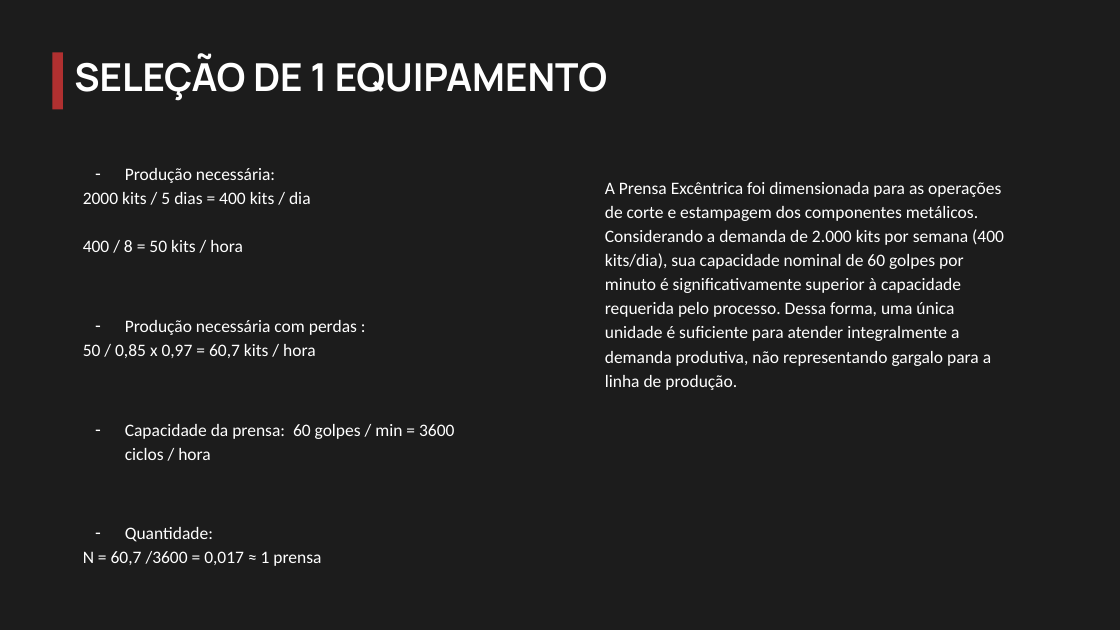
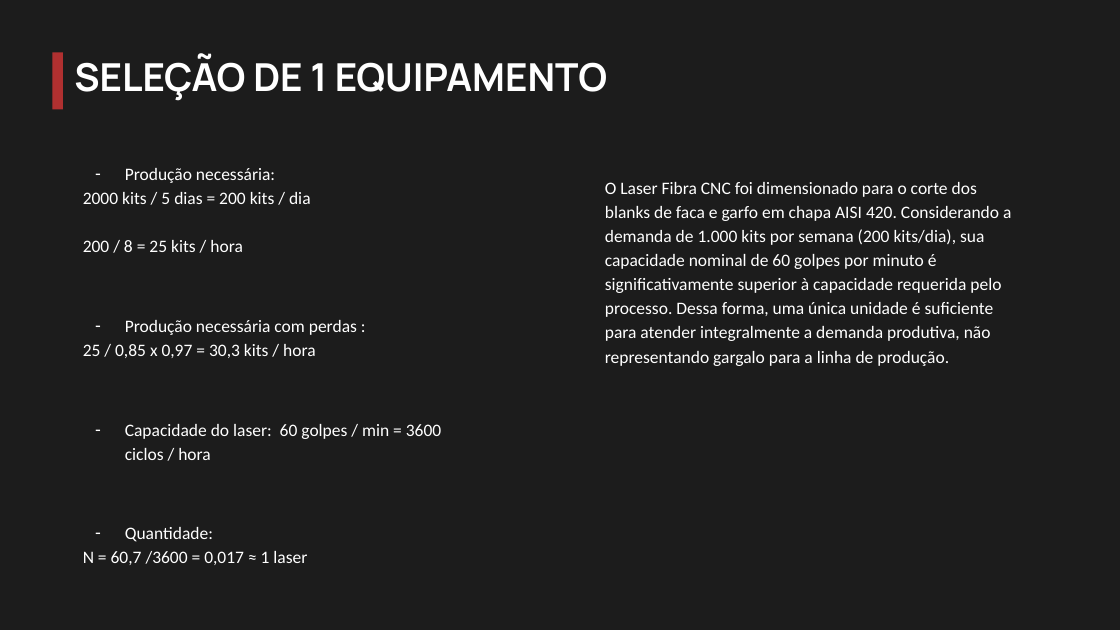
Before and after one commit to eidryan/arranjo, a slide deck: slide 22 of 01_apresentacao/apresentacao_final.pptx. Drawn at 1120x630 pixels with LibreOffice and Linux fonts; fonts in the diff are those of the drawing. Boxes give left, top, right and bottom in pixels: in the first picture for what was removed or moved away, otherwise in the second. Text is boxed around its words. In the diff, an @@ line names an element or a change of style, - is before the commit and + after.

```diff
--- a/01_apresentacao/apresentacao_final.pptx
+++ b/01_apresentacao/apresentacao_final.pptx
@@ text at [83, 192, 311, 252]: text changed @@
-2000 kits / 5 dias = 400 kits / dia
-400 / 8 = 50 kits / hora
+2000 kits / 5 dias = 200 kits / dia
+200 / 8 = 25 kits / hora
@@ text at [605, 182, 1011, 366]: text changed @@
-A Prensa Excêntrica foi dimensionada para as operações de corte e estampagem dos componentes metálicos. Considerando a demanda de 2.000 kits por semana (400 kits/dia), sua capacidade nominal de 60 golpes por minuto é significativamente superior à capacidade requerida pelo processo. Dessa forma, uma única unidade é suficiente para atender integralmente a demanda produtiva, não representando gargalo para a linha de produção.
+O Laser Fibra CNC foi dimensionado para o corte dos blanks de faca e garfo em chapa AISI 420. Considerando a demanda de 1.000 kits por semana (200 kits/dia), sua capacidade nominal de 60 golpes por minuto é significativamente superior à capacidade requerida pelo processo. Dessa forma, uma única unidade é suficiente para atender integralmente a demanda produtiva, não representando gargalo para a linha de produção.
@@ text at [83, 344, 316, 358]: text changed @@
-50 / 0,85 x 0,97 = 60,7 kits / hora
+25 / 0,85 x 0,97 = 30,3 kits / hora
@@ text at [125, 424, 441, 460]: text changed @@
-– Capacidade da prensa: 60 golpes / min = 3600 ciclos / hora
+– Capacidade do laser: 60 golpes / min = 3600 ciclos / hora
@@ text at [83, 551, 307, 565]: text changed @@
-N = 60,7 /3600 = 0,017 ≈ 1 prensa
+N = 60,7 /3600 = 0,017 ≈ 1 laser
```
Also in this commit, not shown: 9 other slides changed, 1 other file.
